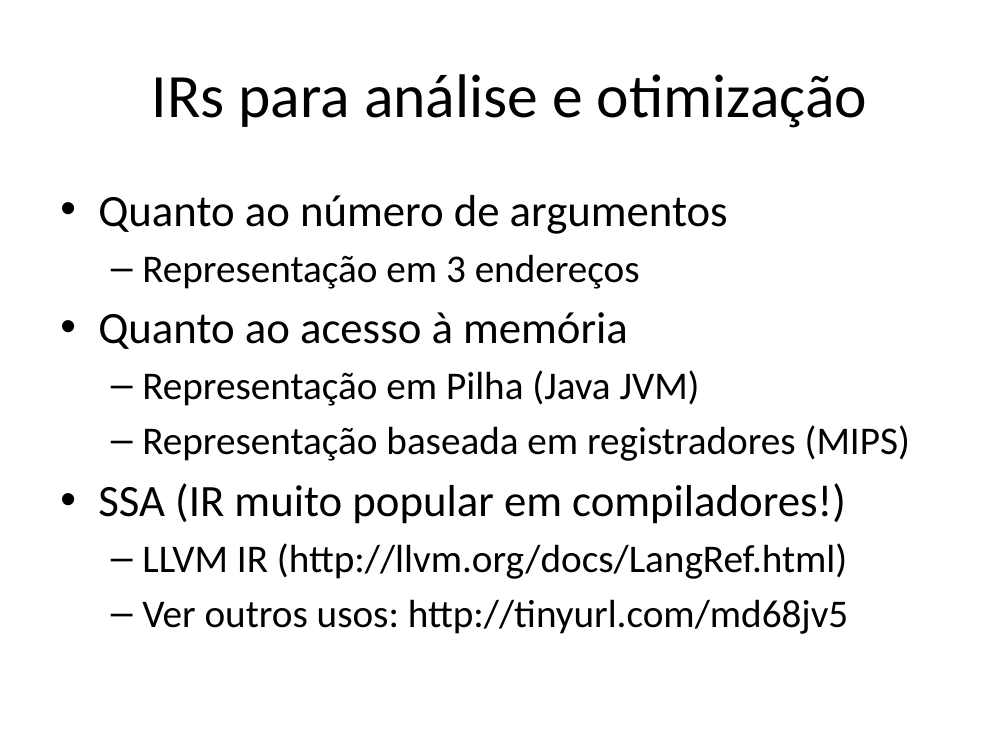
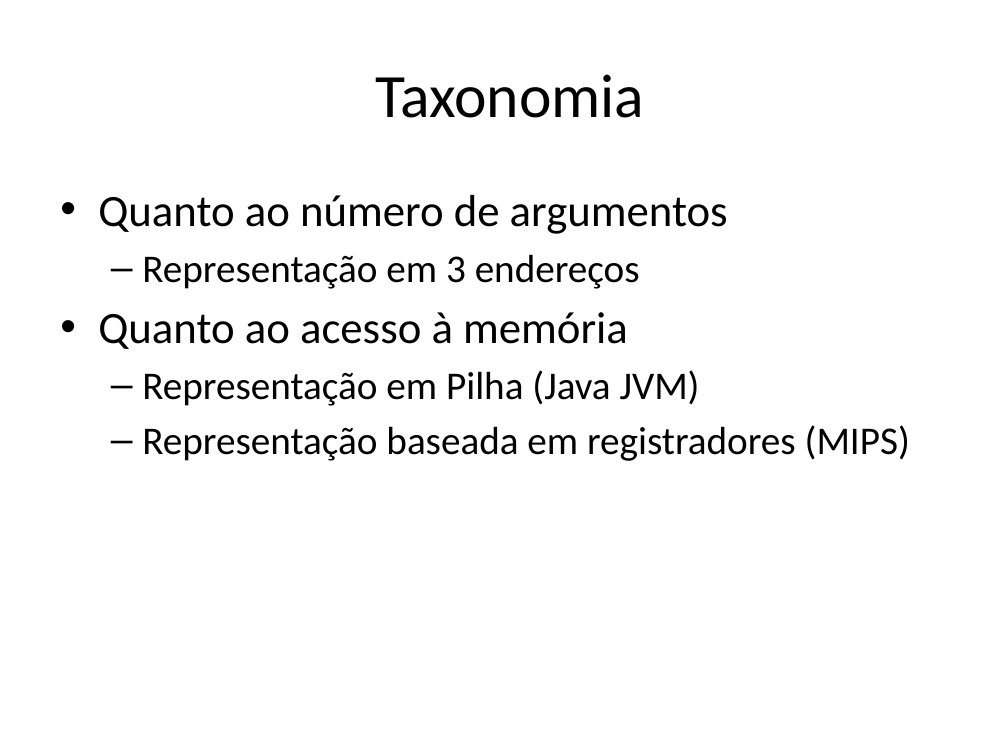
Before and after one commit to damorim/compilers-cin, a slide deck: slide 35 of slides-aulas/representacoes-intermediarias.pptx (slide 32 before the commit). Drawn at 1008x756 pixels with LibreOffice and Linux fonts; fonts in the diff are those of the drawing. Boxes give left, top, right and bottom in pixels: in the first picture for what was removed or moved away, otherwise in the second. Text is boxed around its words. In the diff, an @@ line names an element or a change of style, - is before the commit and + after.

```diff
--- a/slides-aulas/representacoes-intermediarias.pptx
+++ b/slides-aulas/representacoes-intermediarias.pptx
@@ title at box(375, 74, 644, 118): text changed @@
-IRs para análise e otimização
+Taxonomia
@@ text at box(98, 483, 848, 634): paragraphs removed @@
-• SSA (IR muito popular em compiladores!)
-  – LLVM IR (http://llvm.org/docs/LangRef.html)
-  – Ver outros usos: http://tinyurl.com/md68jv5
```
Also in this commit, not shown: 11 other slides changed, 14 slides added, 1 slide removed.
